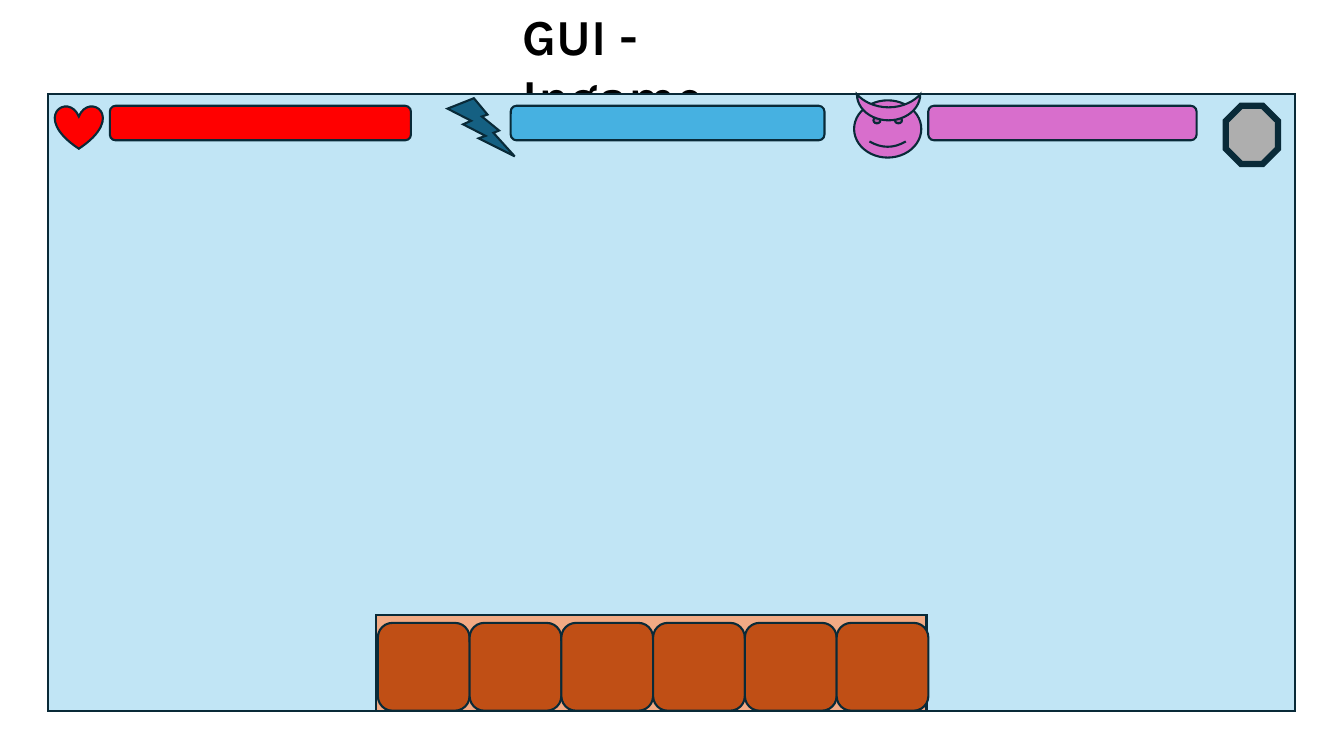
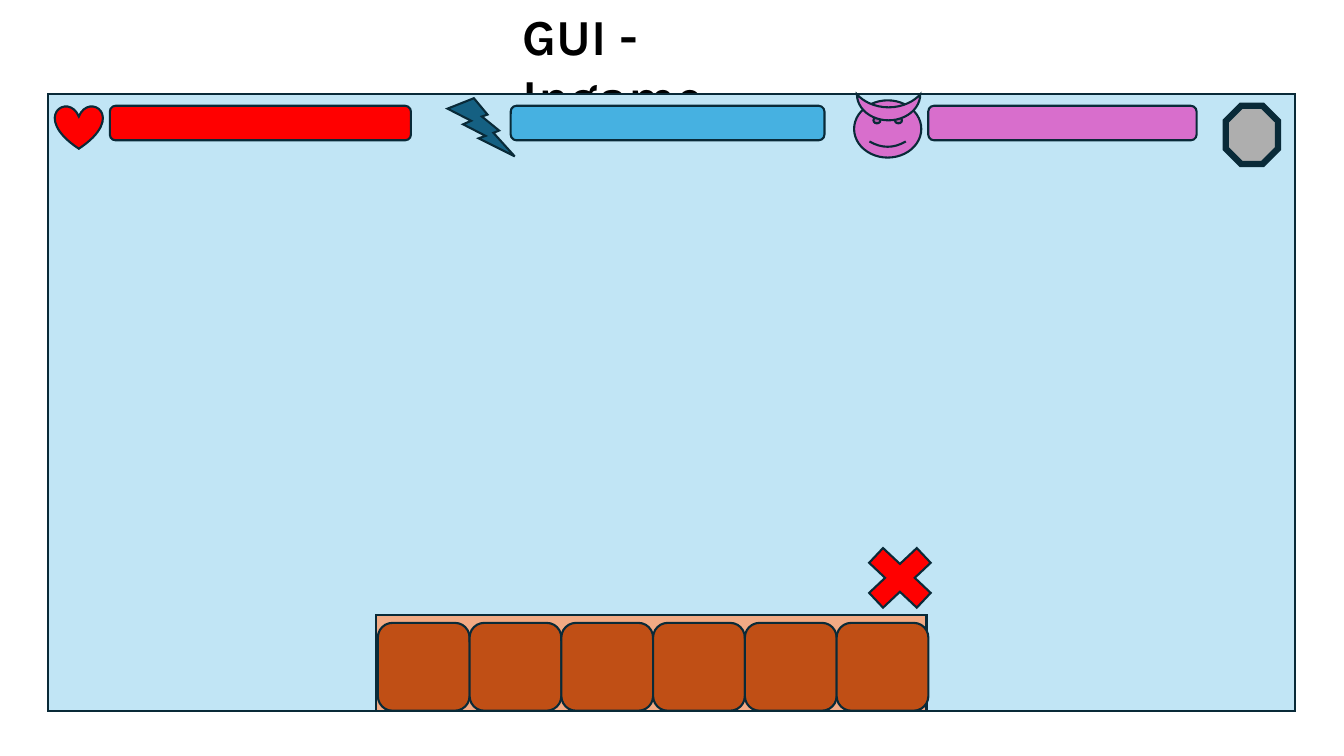
Before and after one commit to phtuan2905/castledefend, a slide deck: slide 12 of Castle Defend.pptx. Drawn at 1344x756 pixels with LibreOffice and Linux fonts; fonts in the diff are those of the drawing. Boxes give left, top, right and bottom in pixels: in the first picture for what was removed or moved away, otherwise in the second. Text is boxed around its words. In the diff, an @@ line names an element or a change of style, - is before the commit and + after.

```diff
--- a/Castle Defend.pptx
+++ b/Castle Defend.pptx
@@ cross added at [854, 534, 946, 621], fill #FF0000, outline #092A39 1.5 pt @@
```
Also in this commit, not shown: 2 slides added, 9 other files.
